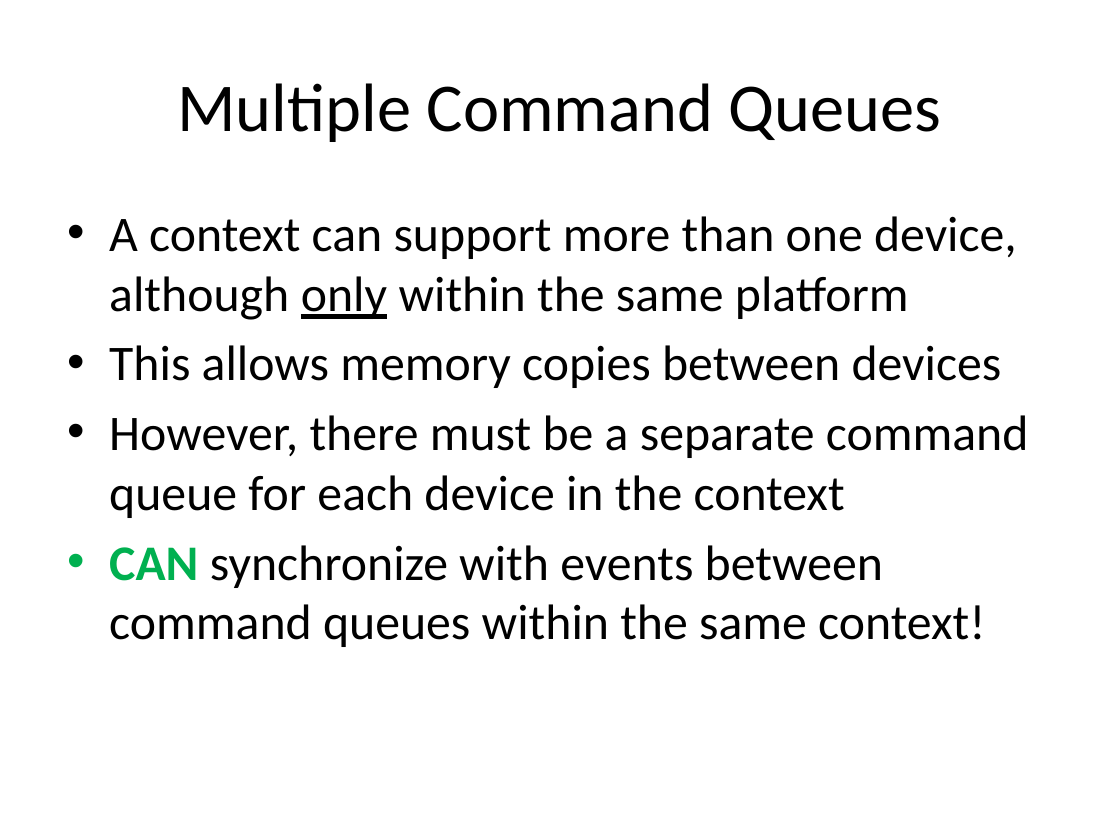
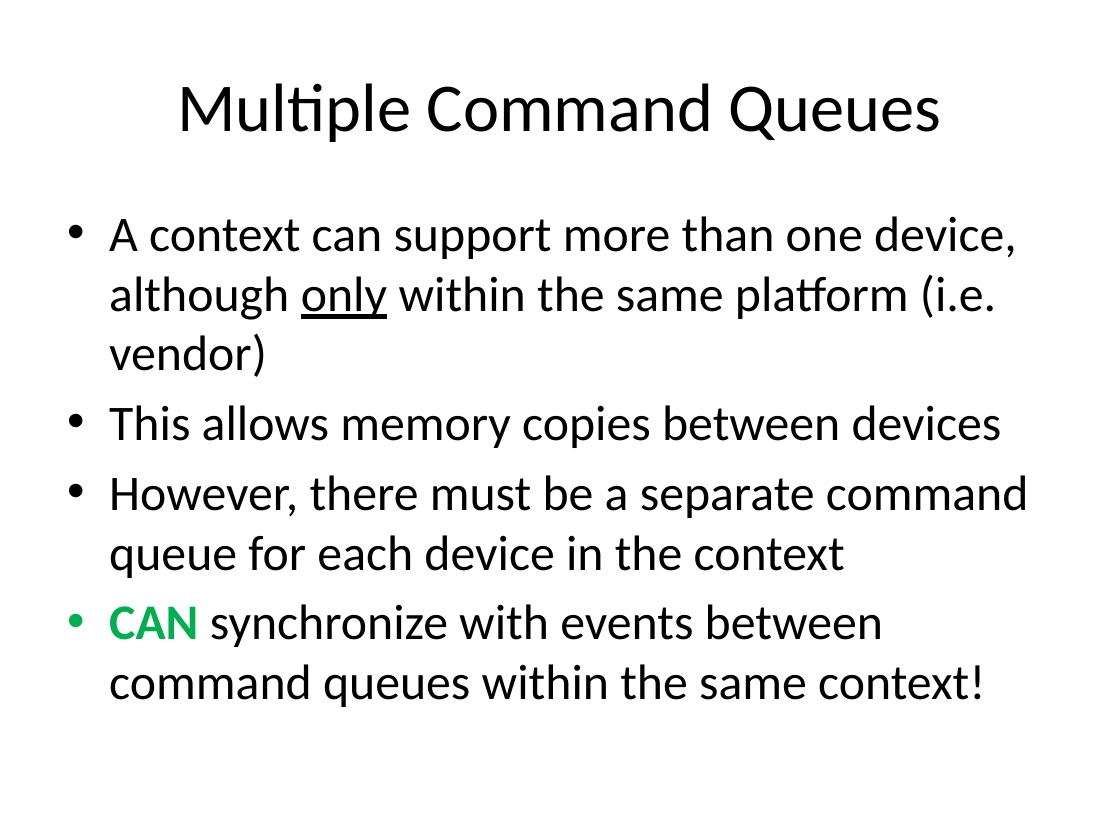
Before and after one commit to UoB-HPC/opencl-training-code, a slide deck: slide 8 of slides/advanced_part1.pptx. Drawn at 1120x840 pixels with LibreOffice and Linux fonts; fonts in the diff are those of the drawing. Boxes give left, top, right and bottom in pixels: in the first picture for what was removed or moved away, otherwise in the second. Text is boxed around its words. In the diff, an @@ line names an element or a change of style, - is before the commit and + after.

```diff
--- a/slides/advanced_part1.pptx
+++ b/slides/advanced_part1.pptx
@@ text at [109,216,1017,377]: text changed @@
-• A context can support more than one device, although only within the same platform
+• A context can support more than one device, although only within the same platform (i.e. vendor)
```
Also in this commit, not shown: 4 other slides changed, 1 slide added.
